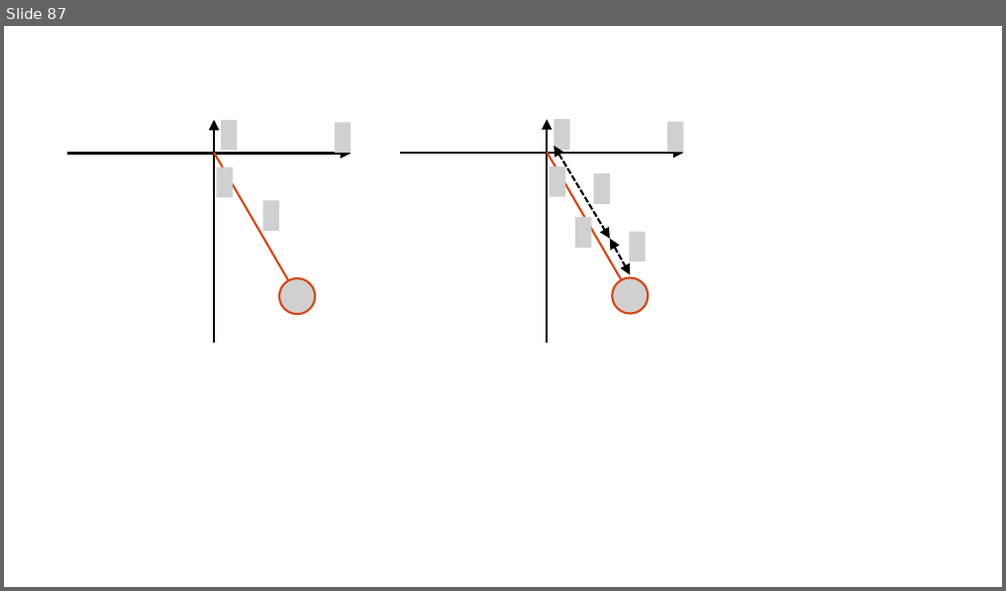
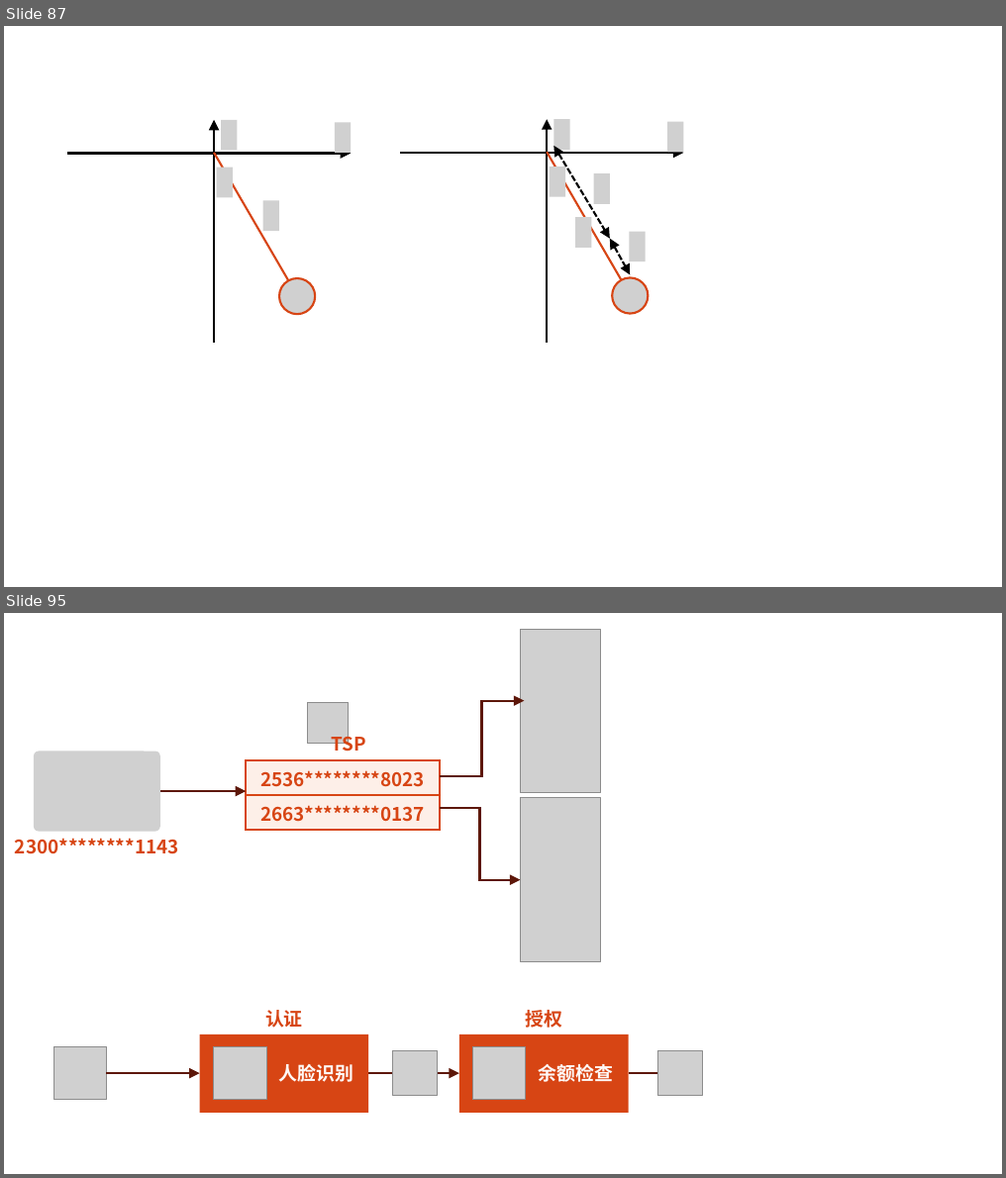
Before and after one commit to WCY-dt/blog, a slide deck: dev/博客.pptx. Shown one above the other, each under a label of ours: slide 87 before the commit, slides 87 and 95 after it; the slides between them are not shown. The pictures are 1006x591 and 1006x1178 pixels, drawn with LibreOffice and Linux fonts; fonts in the diff are those of the drawing; grey boxes stand for pictures. Boxes give left, top, right and bottom in pixels: in the first picture for what was removed or moved away, otherwise in the second. Text is boxed around its words. In the diff, an @@ line names an element or a change of style, - is before the commit and + after.

```diff
--- a/dev/博客.pptx
+++ b/dev/博客.pptx
@@ slide 95 added at (x1=4, y1=613, x2=1002, y2=1174), background #FFFFFF @@
@@ table added at (x1=246, y1=761, x2=439, y2=826), 2 rows, 1 columns @@
+2536********8023
+2663********0137
@@ group added at (x1=15, y1=629, x2=601, y2=961): 6 pictures, 2 texts, 2 elbow arrows, 1 arrow @@
+TSP
+2300********1143
@@ group added at (x1=54, y1=1010, x2=703, y2=1113): 5 pictures, 4 texts, 3 arrows, 2 rectangles @@
+认证
+人脸识别
+授权
+余额检查
```
Also in this commit, not shown: 6 other slides added, 25 other files.
